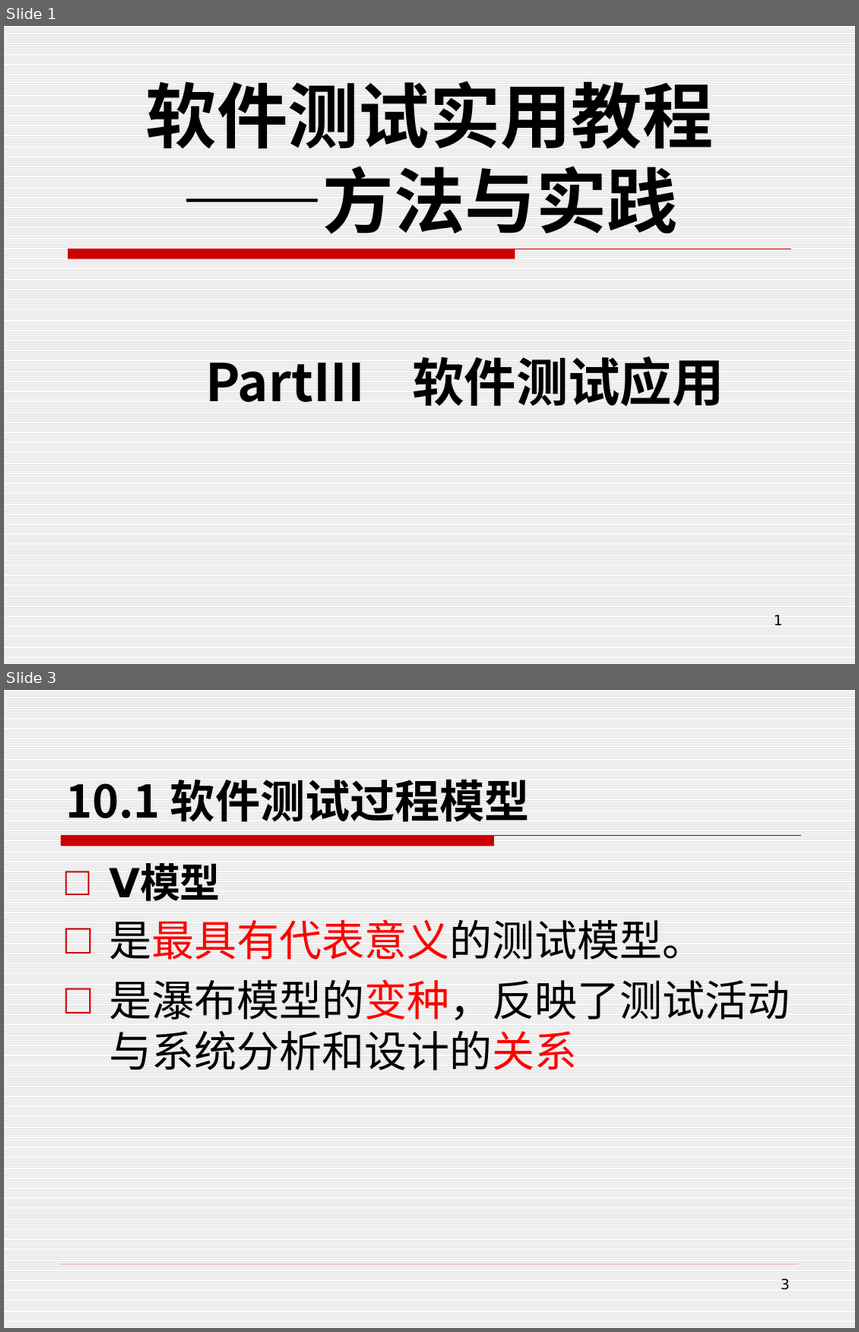
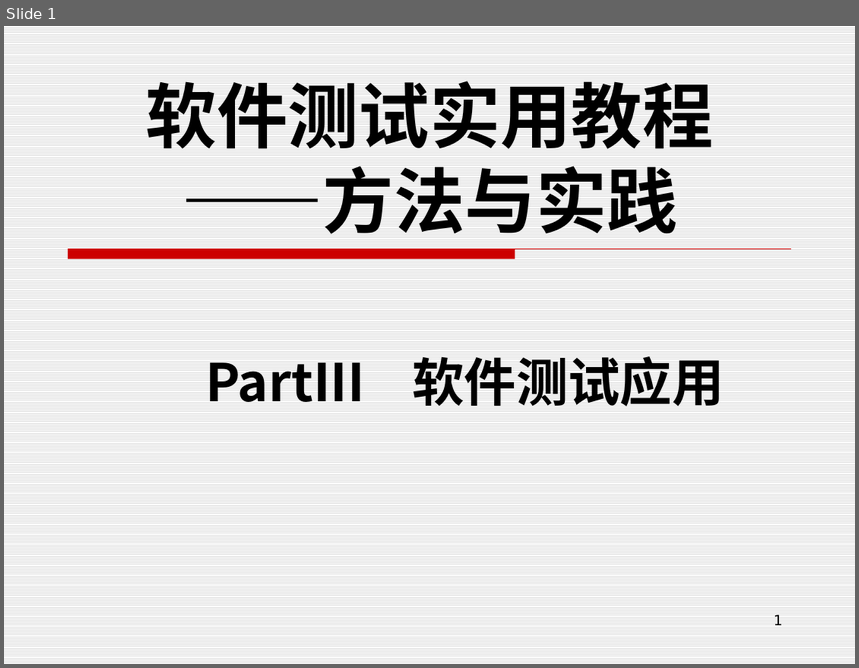
Before and after one commit to edu2act/course-foundation-software-tesing, a slide deck: PPT/第三部分 软件测试应用/10.3 测试过程管理.pptx. Shown one above the other, each under a label of ours: slides 1 and 3 before the commit, slide 1 after it; the slides between them are not shown. The pictures are 859x1332 and 859x668 pixels, drawn with LibreOffice and Linux fonts; fonts in the diff are those of the drawing. Boxes give left, top, right and bottom in pixels: in the first picture for what was removed or moved away, otherwise in the second. Text is boxed around its words. In the diff, an @@ line names an element or a change of style, - is before the commit and + after.

Commit message:
测试PPT

```diff
--- a/PPT/第三部分 软件测试应用/10.3 测试过程管理.pptx
+++ b/PPT/第三部分 软件测试应用/10.3 测试过程管理.pptx
@@ slide 3 removed at (4, 690, 855, 1328), background pattern #DDDDDD on #FFFFFF @@
@@ title removed at (66, 780, 530, 822) @@
-10.1 软件测试过程模型
@@ freeform shape removed at (61, 836, 801, 846) @@
@@ text removed at (109, 865, 790, 1071) @@
-□ V模型
-□ 是最具有代表意义的测试模型。
-□ 是瀑布模型的变种，反映了测试活动与系统分析和设计的关系
@@ line removed from (61, 1265) to (798, 1265) @@
@@ page number removed at (781, 1279, 790, 1290) @@
-3
```
Also in this commit, not shown: 5 slides changed, 12 other slides removed, 18 other files.
